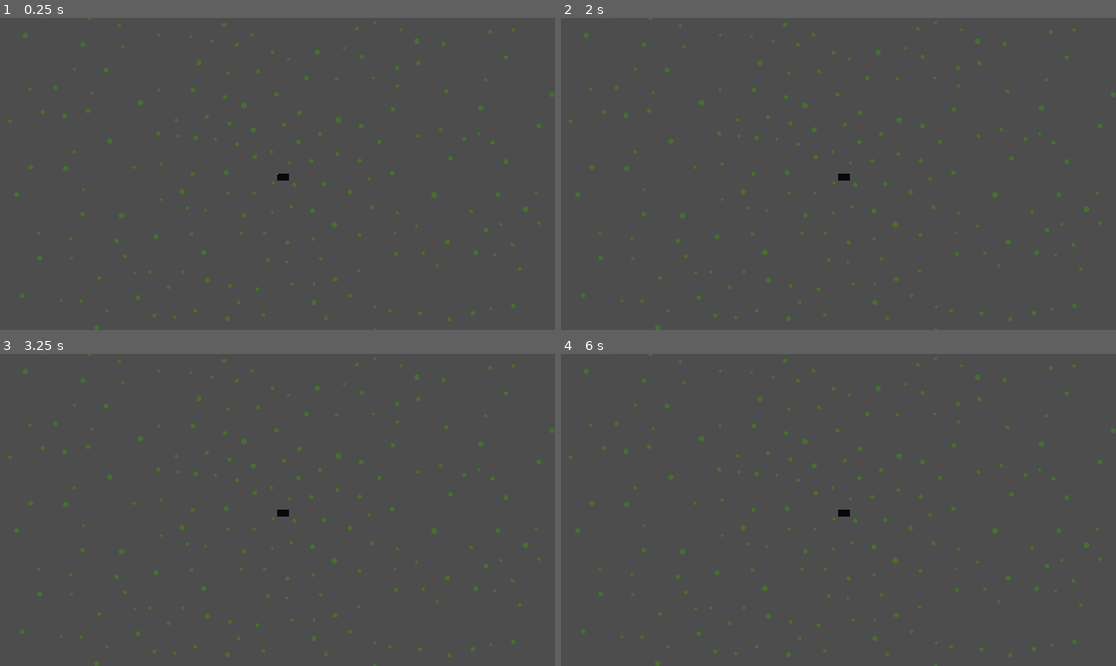
Above: before the commit, frames 1-4 (two rows, left to right).
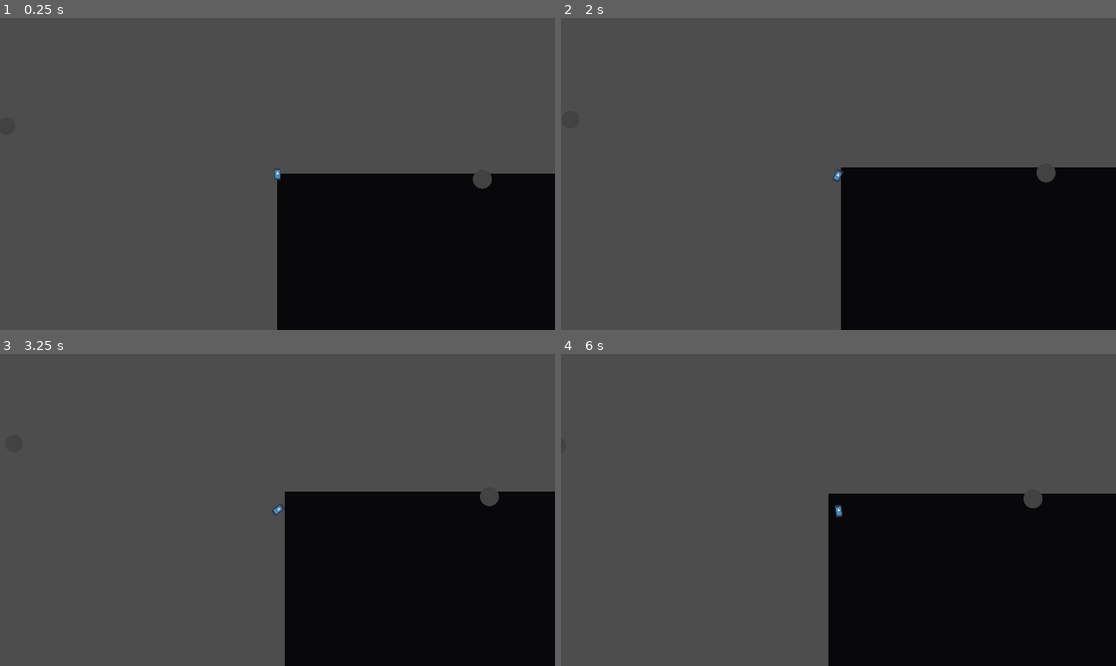
Above: after the commit, the same moments.

Repository: Erica-99/TinyWorld
Game: Godot game, scene res://scenes/star_map.tscn
Same seed, same stepped clock (60 frames per second), same inputs: the game is played once before the commit and once after it. The project has no main scene, so this scene is started directly. The engine's default icon, where the game draws it, is replaced by a stand-in: a white triangle on a blue panel in a dark square.
Inputs:
- Up to frame 1 (0.25 s): no input
- Up to frame 2 (2 s): tap Enter at 0.5 s; hold D (Right) 0.53-1.28 s; hold Shift (Fire Dampers) 0.53-1.28 s; tap Space at 1.25 s; hold S (Reverse) from 1.28 s (still down); tap Shift (Fire Dampers) at 1.35 s
- Up to frame 3 (3.25 s): release S (Reverse) at 2.03 s; hold D (Right) 2.03-2.78 s; hold Shift (Fire Dampers) 2.03-2.78 s; hold W (Forward) from 2.78 s (still down); tap Shift (Fire Dampers) at 2.85 s
- Up to frame 4 (6 s): release W (Forward) at 3.53 s; hold Shift (Fire Dampers) 3.53-4.28 s; hold A (Left) 3.53-5.03 s; tap Shift (Fire Dampers) at 4.35, 5.85 s; tap Enter at 5 s; hold S (Reverse) 5.03-5.78 s; hold Shift (Fire Dampers) 5.03-5.78 s; hold D (Right) from 5.78 s (still down)

The runs differ from the first frame. In frame 1, 26% of the frame differs, in the area x 1-100%, y 0-100%; in frame 2, 27%; in frame 3, 28%; in frame 4, 29%.

Commit message:
Fixed meteor spawning bug

Diff:
--- a/scenes/planetBox.tscn
+++ b/scenes/planetBox.tscn
@@ -7,9 +7,11 @@
 height = 10.0
 
 [sub_resource type="CircleShape2D" id="CircleShape2D_dxv0p"]
+resource_local_to_scene = true
 radius = 30.0
 
 [sub_resource type="CircleShape2D" id="CircleShape2D_ysjy8"]
+resource_local_to_scene = true
 radius = 5.0
 
 [node name="PlanetArea" type="Area2D" unique_id=1921216346]
--- a/scenes/star_map.tscn
+++ b/scenes/star_map.tscn
@@ -13,7 +13,8 @@
 
 [node name="StarMap" type="Node2D" unique_id=1717163525]
 script = ExtResource("1_fp76q")
-max_distance = 100000.0
+max_distance = 70000.0
+max_healthy = 100
 
 [node name="Planets" type="Node2D" parent="." unique_id=1292802495]
 
--- a/scripts/PLANETS.gd
+++ b/scripts/PLANETS.gd
@@ -32,7 +32,7 @@
 			biomass_density = 4
 			mineral_density = 1
 		ENUMS.PlanetType.ECUMENOPOLIS:
-			gravity_modifier = 0
+			gravity_modifier = 1
 			test_color = Color(0.147, 0.2, 0.447, 1.0)
 			health = 10
 			carbon_density = 5
--- a/scripts/StarMap.gd
+++ b/scripts/StarMap.gd
@@ -1,14 +1,11 @@
 extends Node2D
 
-
-@export var min_planet_size: float = 100
-@export var max_planet_size: float = 200
 @export var max_distance: float = 20000
 
 @export_category("Planet Counts")
 @export var max_cities: int = 10
-@export var max_healthy: int = 30
-@export var max_wasteland: int = 40
+@export var max_healthy: int = 80
+@export var max_barren: int = 100
 @export var max_meteor: int = 1000
 
 @onready var planet = preload("res://scenes/planetBox.tscn")
@@ -25,21 +22,43 @@
 
 func generatemap():
 	wipemap()
-	for i in range(1000):
-		createplanet()
+	for i in range(max_cities):
+		createplanet(ENUMS.PlanetType.ECUMENOPOLIS)
+	for i in range(max_healthy):
+		createplanet(ENUMS.PlanetType.HEALTHY)
+	for i in range(max_barren):
+		createplanet(ENUMS.PlanetType.BARREN)
+	for i in range(max_meteor):
+		createplanet(ENUMS.PlanetType.METEOR)
 
-func createplanet():
+func createplanet(biome: ENUMS.PlanetType):
 	var newPlanet = planet.instantiate()
-	var angle := randf_range(0, TAU)
-	var distance: float = randf_range(2000,max_distance)
-	var random_offset: Vector2 = Vector2.RIGHT.rotated(angle) * distance
+	var size := PLANETS.get_size(biome)
 
-	var size := randf_range(min_planet_size, max_planet_size)
+	var check_size = size
+	if biome == ENUMS.PlanetType.METEOR:
+		check_size = check_size * 2
 
-	SpaceChecker.position = starmap.position + random_offset
-	SpaceChecker.scale = Vector2(size/20, size/20)
-	SpaceChecker.force_shapecast_update()
-	if SpaceChecker.is_colliding() == false:
-		newPlanet.position = self.position + random_offset
+	var location := get_location(check_size)
+	if location[1]:
+		newPlanet.global_position = location[0]
 		planetlist.add_child(newPlanet)
-		newPlanet.call("setup_planet", ENUMS.PlanetType.HEALTHY, size)
+		newPlanet.call("setup_planet", biome, size)
+
+
+func get_location(size: float) -> Array:
+	var location_found := false
+	var iterations = 0
+
+	while (not location_found) and iterations < 10:
+		iterations += 1
+		var angle := randf_range(0, TAU)
+		var distance := randf_range(2000,max_distance)
+		var random_offset: Vector2 = Vector2.RIGHT.rotated(angle) * distance
+		SpaceChecker.global_position = random_offset
+		SpaceChecker.scale = Vector2(size/20, size/20)
+		SpaceChecker.force_shapecast_update()
+		if not SpaceChecker.is_colliding():
+			location_found = true
+
+	return [SpaceChecker.position, location_found]
--- a/scripts/planet.gd
+++ b/scripts/planet.gd
@@ -58,6 +58,8 @@
 	carbon = settings.carbon_density * size
 	biomass = settings.biomass_density * size
 	minerals = settings.mineral_density * size
+	if settings.gravity_modifier == 0:
+		$GravityWell.disabled = true
 	gravity_strength = size * 100 * settings.gravity_modifier
 	health = settings.health
 
Not shown: 1 places in scenes/star_map.tscn that only renumber resources
